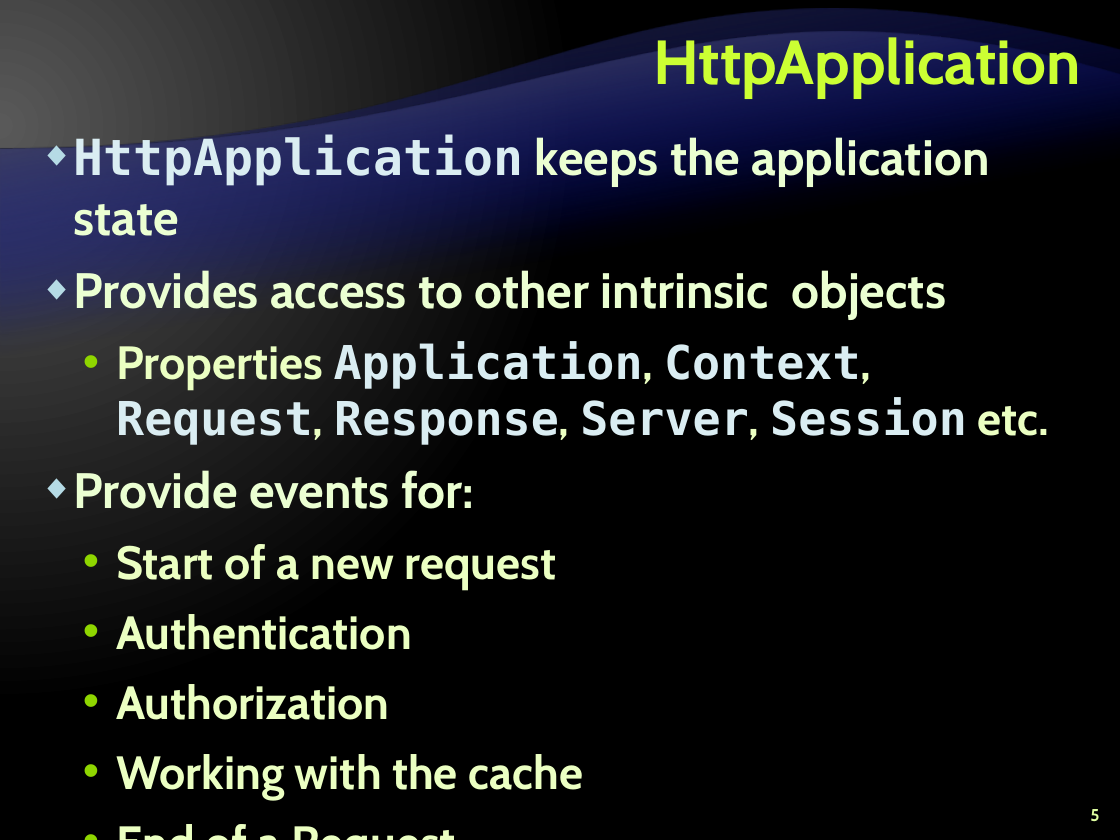
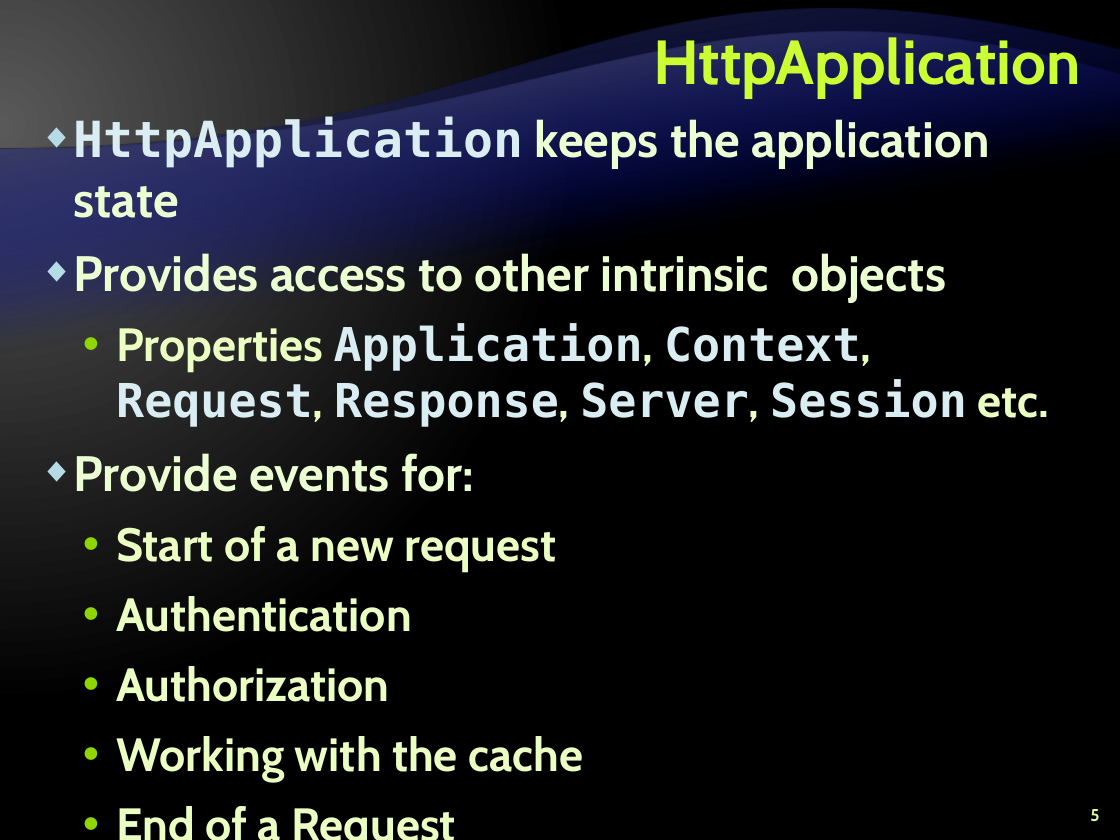
Before and after one commit to Graveheart/aspnetcourse, a slide deck: slide 5 of 2010/lectures/10. ASP.NET-State-Management.pptx. Drawn at 1120x840 pixels with LibreOffice and Linux fonts; fonts in the diff are those of the drawing; background and template pictures are left out. Boxes give left, top, right and bottom in pixels: in the first picture for what was removed or moved away, otherwise in the second. Text is boxed around its words. In the diff, an @@ line names an element or a change of style, - is before the commit and + after.

```diff
--- a/2010/lectures/10. ASP.NET-State-Management.pptx
+++ b/2010/lectures/10. ASP.NET-State-Management.pptx
@@ text "HttpApplication keeps the application state": place and size @@
-text "HttpApplication keeps the application state" at [74, 134, 1049, 800]
+text "HttpApplication keeps the application state" at [74, 117, 1049, 783]
```
Also in this commit, not shown: 10 other slides changed, 1 other file.
